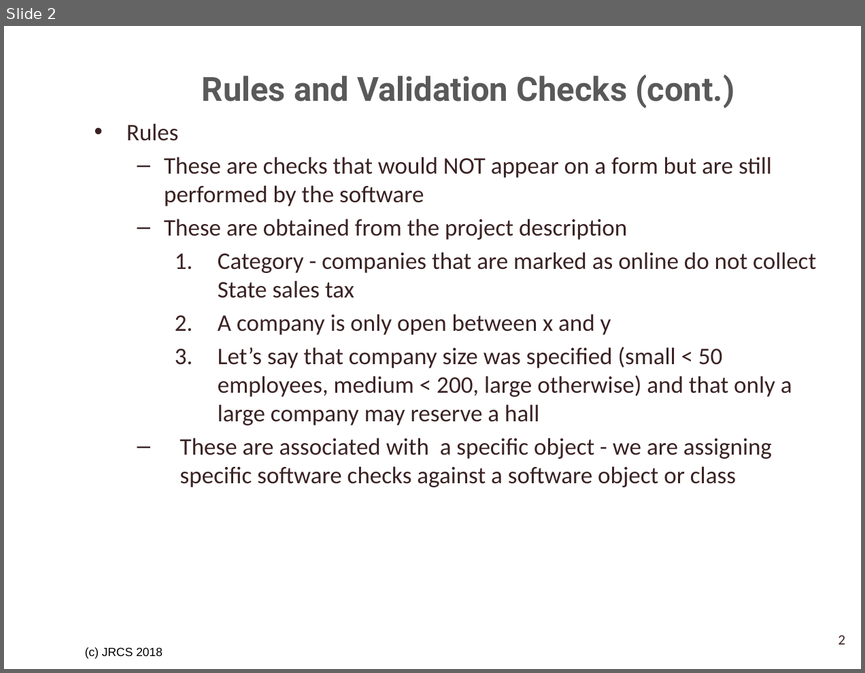
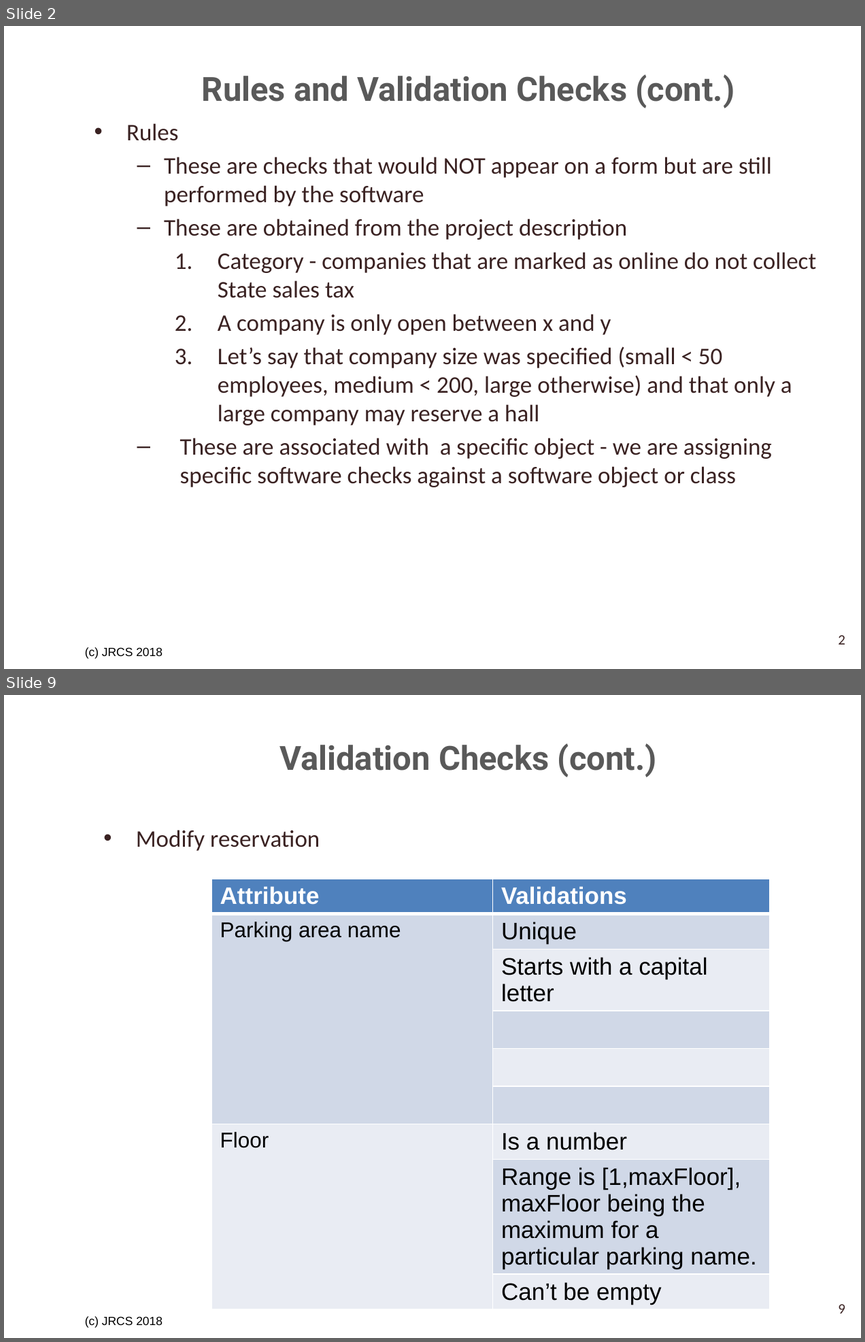
Before and after one commit to SrihariShastry/UTA_Parking, a slide deck: Project_Analysis_Team_3/Validation Checks and Rules Tables.pptx. Shown one above the other, each under a label of ours: slide 2 before the commit, slides 2 and 9 after it; the slides between them are not shown. The pictures are 865x673 and 865x1342 pixels, drawn with LibreOffice and Linux fonts; fonts in the diff are those of the drawing; background and template pictures are left out. Boxes give left, top, right and bottom in pixels: in the first picture for what was removed or moved away, otherwise in the second. Text is boxed around its words. In the diff, an @@ line names an element or a change of style, - is before the commit and + after.

```diff
--- a/Project_Analysis_Team_3/Validation Checks and Rules Tables.pptx
+++ b/Project_Analysis_Team_3/Validation Checks and Rules Tables.pptx
@@ slide 9 added at bbox=[4, 695, 861, 1338], background picture (left out); not listed: 1 template element that a slide beside it also shows @@
@@ title added at bbox=[279, 743, 657, 777], 28 pt, text #595959, bold @@
+Validation Checks (cont.)
@@ text added at bbox=[136, 830, 320, 851], 20 pt, text #3A2222 @@
+• Modify reservation
@@ table added at bbox=[211, 879, 770, 1306], 9 rows, 2 columns @@
+Attribute | Validations
+Parking area name | Unique
+ | Starts with a capital letter
+ | 
+ | 
+ | 
+Floor | Is a number
+ | Range is [1,maxFloor], maxFloor being the maximum for a particular parking name.
+ | Can’t be empty
@@ page number added at bbox=[838, 1304, 845, 1313], 12 pt, text #3A2222 @@
+9
```
Also in this commit, not shown: 1 slide changed, 12 other slides added, 2 slides removed, 4 other files.
